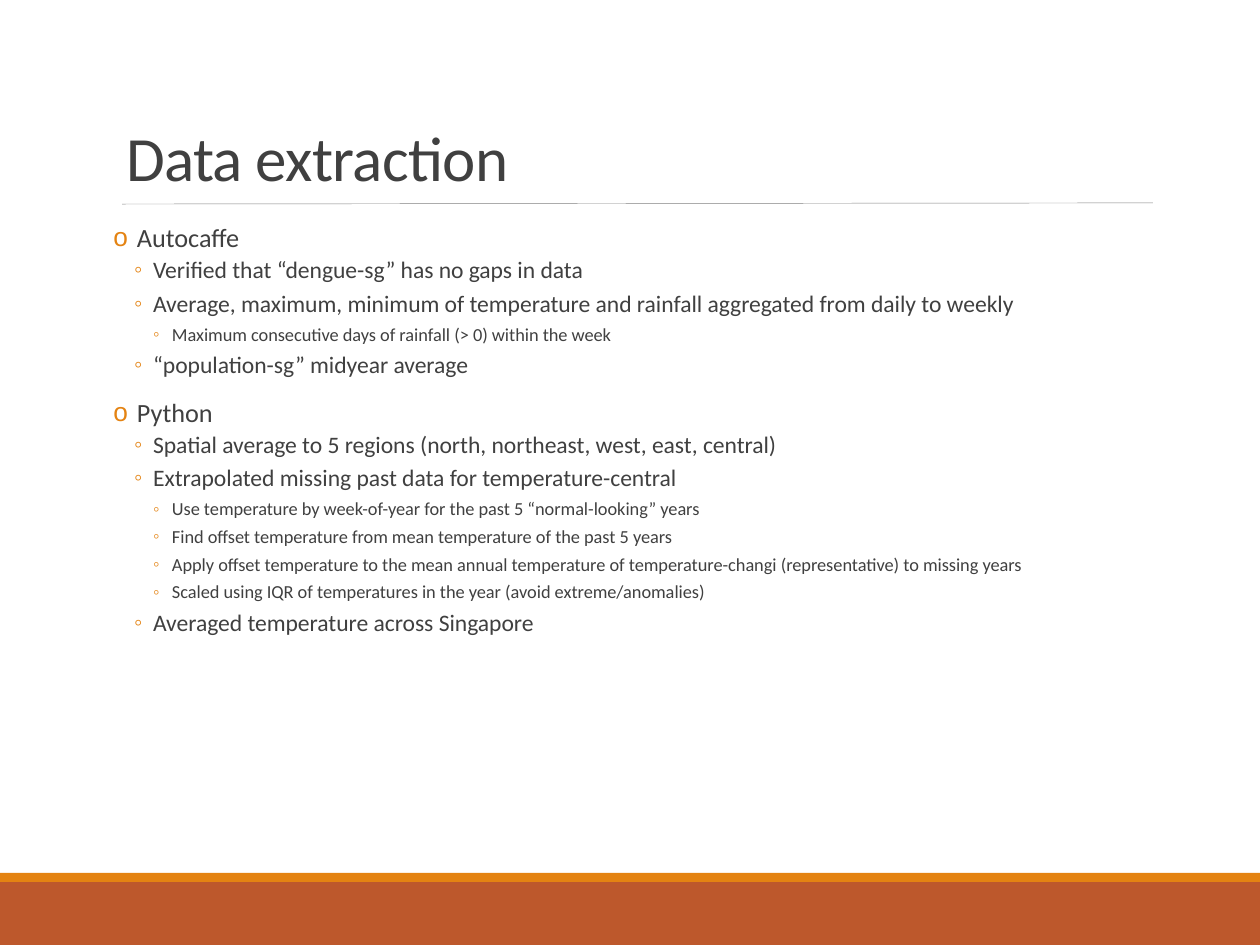
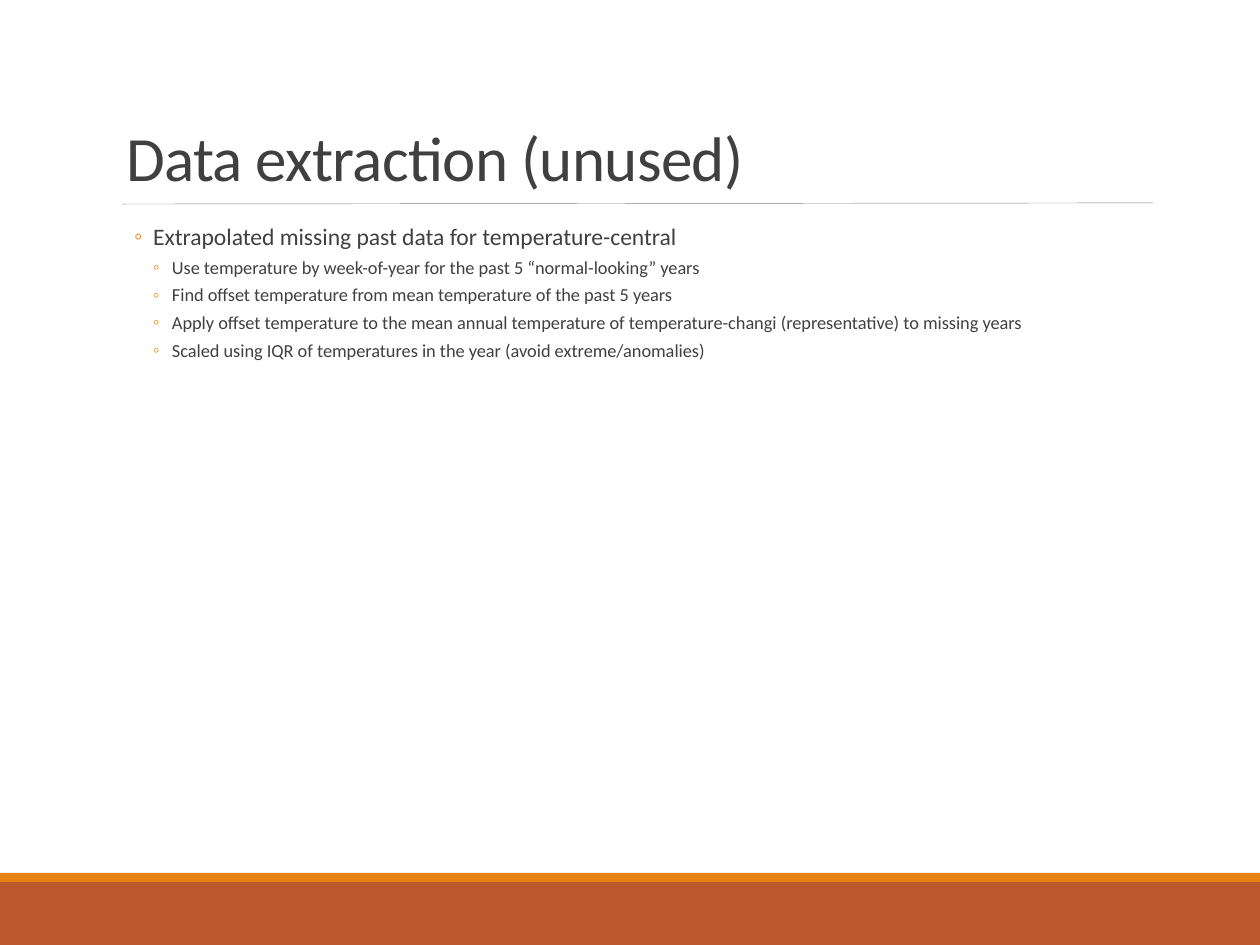
Before and after one commit to mammothb/personal, a slide deck: slide 4 of datathon/workflow.pptx (slide 3 before the commit). Drawn at 1260x945 pixels with LibreOffice and Linux fonts; fonts in the diff are those of the drawing. Boxes give left, top, right and bottom in pixels: in the first picture for what was removed or moved away, otherwise in the second. Text is boxed around its words. In the diff, an @@ line names an element or a change of style, - is before the commit and + after.

```diff
--- a/datathon/workflow.pptx
+++ b/datathon/workflow.pptx
@@ title at <box>126,135,743,190</box>: text changed @@
-Data extraction
+Data extraction (unused)
@@ text at <box>137,229,1014,457</box>: paragraphs removed @@
-o Autocaffe
-  ◦ Verified that “dengue-sg” has no gaps in data
-  ◦ Average, maximum, minimum of temperature and rainfall aggregated from daily to weekly
-    ◦ Maximum consecutive days of rainfall (> 0) within the week
-  ◦ “population-sg” midyear average
-o Python
-  ◦ Spatial average to 5 regions (north, northeast, west, east, central)
@@ text at <box>153,614,534,635</box>: paragraph removed @@
-  ◦ Averaged temperature across Singapore
```
Also in this commit, not shown: 1 other slide changed, 1 slide added, 1 slide removed, 6 other files.
